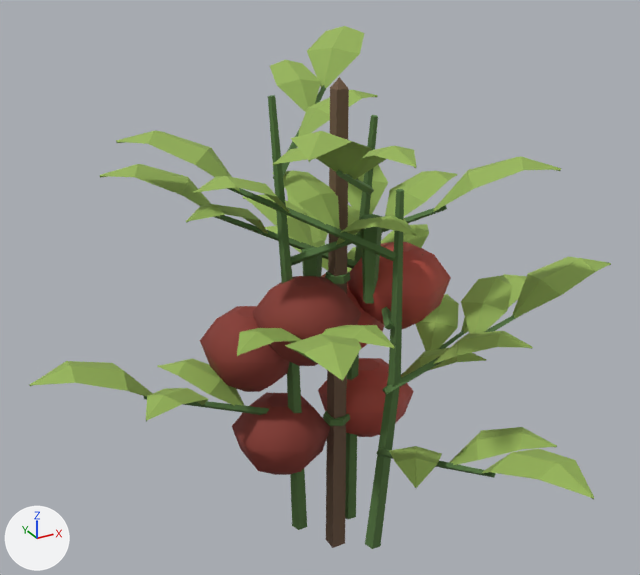
Renders of the glTF model public/assets/models/crop_tomato_mature.glb from each side of a commit.
The view is the same before and after, from a camera (50 mm lens) standing at (-0.901, -1.558, 1.449) and looking at (-0.041, 0.007, 0.667). The axes (+X, +Y, +Z) are drawn at lower left. The lights are the same throughout. The picture after the commit comes second. Where no turn or scale is listed for an object, it has been applied to the vertices. Vertices at exactly the same position are counted once.

Names of what the first picture shows: 'tomato_cluster_00_fruit_00_body', 'tomato_cluster_00_fruit_00_calyx_0', 'tomato_cluster_00_fruit_01_body', 'tomato_leaf_00_00_leaflet_00', 'tomato_stake'.
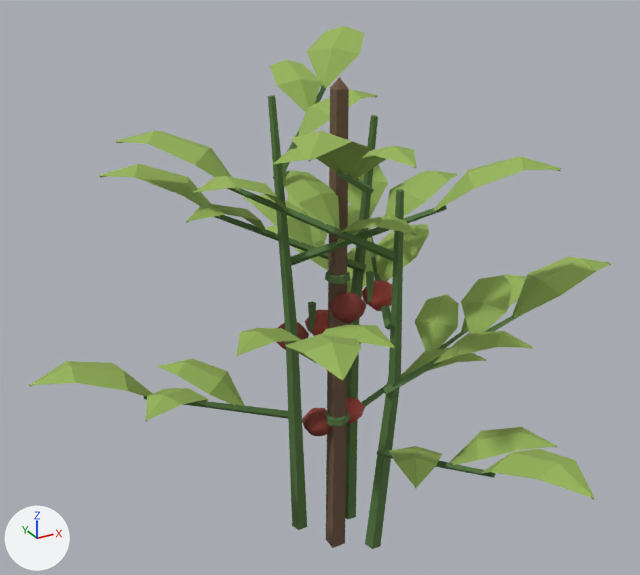
Pixel boxes (x1, y1, x2, y2) of what changed, in the pictures (640 x 575 px; the box of a moved part takes in the faces that stretch with it):
'tomato_cluster_00_fruit_01_body', reshaped, moved, rescaled (43% narrower, 28% shorter)
    before: (200, 276, 361, 475)
    after: (276, 292, 367, 436)
'tomato_cluster_00_fruit_00_body', reshaped, moved, rescaled
    before: (318, 242, 451, 437)
    after: (305, 280, 392, 424)
part 1 of me_tomato_cluster_00_fruit_00_body_mesh, moved or reshaped
    before: (318, 358, 414, 437)
    after: (346, 396, 365, 424)
part 2 of me_tomato_cluster_00_fruit_00_body_mesh, moved or reshaped
    before: (321, 273, 384, 349)
    after: (305, 310, 329, 336)
part 3 of me_tomato_cluster_00_fruit_00_body_mesh, moved or reshaped
    before: (348, 242, 451, 329)
    after: (361, 280, 392, 311)
part 4 of me_tomato_cluster_00_fruit_00_calyx_0_mesh, moved or reshaped
    before: (302, 247, 322, 277)
    after: (308, 301, 316, 331)
part 5 of me_tomato_cluster_00_fruit_00_calyx_0_mesh, moved or reshaped
    before: (361, 214, 382, 304)
    after: (366, 271, 375, 302)
part 6 of me_tomato_cluster_00_fruit_01_body_mesh, moved or reshaped
    before: (232, 392, 330, 475)
    after: (302, 408, 331, 436)
part 7 of me_tomato_cluster_00_fruit_01_body_mesh, moved or reshaped
    before: (252, 276, 361, 366)
    after: (329, 292, 367, 324)
part 8 of me_tomato_cluster_00_fruit_01_body_mesh, moved or reshaped
    before: (200, 306, 290, 392)
    after: (276, 322, 309, 350)

Diff of the bpy script that builds the scene:
```diff
--- a/public/assets/models/crop_tomato_mature.glb.py
+++ b/public/assets/models/crop_tomato_mature.glb.py
@@ me_tomato_cluster_00_fruit_00_body_mesh @@
 # used by ob_tomato_cluster_00_fruit_00_body; parent = ob_crop_tomato_mature_root; location = (0.0956, 0.0203, 0.485); scale = (0.259, 0.259, 0.259)
-me_tomato_cluster_00_fruit_00_body_mesh.from_pydata(...)  # 90 vertices, 168 faces; spans x -0.55..0.55, y -0.67..0.67, z -1.0..1.0
+me_tomato_cluster_00_fruit_00_body_mesh.from_pydata(...)  # 90 vertices, 168 faces; spans x -0.39..0.39, y -0.49..0.49, z -1.0..1.0
+# me_tomato_cluster_00_fruit_00_body_mesh part 1: the loose piece of 30 vertices spanning x -0.33..0.46, y -0.34..0.57, z -1.0..-0.27 is scaled about its middle by 0.455, then moved by (0.02, 0.04, -0.2)
+# me_tomato_cluster_00_fruit_00_body_mesh part 2: the loose piece of 30 vertices spanning x -0.55..0.23, y -0.24..0.67, z -0.1..0.62 is scaled about its middle by 0.455, then moved by (-0.05, 0.07, 0.08)
+# me_tomato_cluster_00_fruit_00_body_mesh part 3: the loose piece of 30 vertices spanning x -0.23..0.55, y -0.67..0.24, z 0.27..1.0 is scaled about its middle by 0.455, then moved by (0.05, -0.07, 0.2)
 me_tomato_cluster_00_fruit_00_body_mesh.materials.append(mat_accent_red_01)
@@ me_tomato_cluster_00_fruit_00_calyx_0_mesh @@
 me_tomato_cluster_00_fruit_00_calyx_0_mesh.from_pydata(...)  # 315 vertices, 430 faces; spans x -0.423..0.423, y -0.409..0.409, z -0.537..0.537
+# me_tomato_cluster_00_fruit_00_calyx_0_mesh part 4: the loose piece of 10 vertices spanning x -0.052..-0.006, y 0.068..0.113, z 0.0..0.192 is scaled about its middle by (0.408, 0.408, 0.347), then moved by (0.0, 0.001, -0.062)
+# me_tomato_cluster_00_fruit_00_calyx_0_mesh part 5: the loose piece of 10 vertices spanning x 0.03..0.077, y -0.042..0.002, z 0.098..0.289 is scaled about its middle by (0.409, 0.408, 0.347), then moved by (0.0, 0.001, -0.062)
 me_tomato_cluster_00_fruit_00_calyx_0_mesh.materials.append(mat_foliage_coastal_01)
@@ me_tomato_cluster_00_fruit_01_body_mesh @@
 # used by ob_tomato_cluster_00_fruit_01_body; parent = ob_crop_tomato_mature_root; location = (-0.133, 0.0288, 0.445); scale = (0.259, 0.259, 0.259)
-me_tomato_cluster_00_fruit_01_body_mesh.from_pydata(...)  # 90 vertices, 168 faces; spans x -0.55..0.55, y -0.67..0.67, z -1.0..1.0
+me_tomato_cluster_00_fruit_01_body_mesh.from_pydata(...)  # 90 vertices, 168 faces; spans x -0.39..0.39, y -0.49..0.49, z -1.0..1.0
+# me_tomato_cluster_00_fruit_01_body_mesh part 6: the loose piece of 30 vertices spanning x -0.33..0.46, y -0.34..0.57, z -1.0..-0.27 is scaled about its middle by 0.455, then moved by (0.02, 0.04, -0.2)
+# me_tomato_cluster_00_fruit_01_body_mesh part 7: the loose piece of 30 vertices spanning x -0.23..0.55, y -0.67..0.24, z 0.27..1.0 is scaled about its middle by 0.455, then moved by (0.05, -0.07, 0.2)
+# me_tomato_cluster_00_fruit_01_body_mesh part 8: 30 of 90 vertices moved; they spanned x -0.55..0.23, y -0.24..0.67, z -0.1..0.62 and now span x -0.39..-0.03, y 0.07..0.49, z 0.17..0.5; mean shift (-0.05, 0.07, 0.06); largest move (-0.55, -0.01, 0.34) -> (-0.03, 0.38, 0.38)
 me_tomato_cluster_00_fruit_01_body_mesh.materials.append(mat_roof_deep_red_01)
@@ ob_tomato_cluster_00_fruit_00_body @@
 ob_tomato_cluster_00_fruit_00_body.parent = ob_crop_tomato_mature_root
-ob_tomato_cluster_00_fruit_00_body.location = (0.0956, 0.0203, 0.485)
-ob_tomato_cluster_00_fruit_00_body.scale = (0.259, 0.259, 0.259)
+ob_tomato_cluster_00_fruit_00_body.location = (0.0302, -0.00585, 0.485)
+ob_tomato_cluster_00_fruit_00_body.scale = (0.197, 0.197, 0.197)
@@ ob_tomato_cluster_00_fruit_01_body @@
 ob_tomato_cluster_00_fruit_01_body.parent = ob_crop_tomato_mature_root
-ob_tomato_cluster_00_fruit_01_body.location = (-0.133, 0.0288, 0.445)
-ob_tomato_cluster_00_fruit_01_body.scale = (0.259, 0.259, 0.259)
+ob_tomato_cluster_00_fruit_01_body.location = (-0.049, -0.00288, 0.471)
+ob_tomato_cluster_00_fruit_01_body.scale = (0.197, 0.197, 0.197)
```
